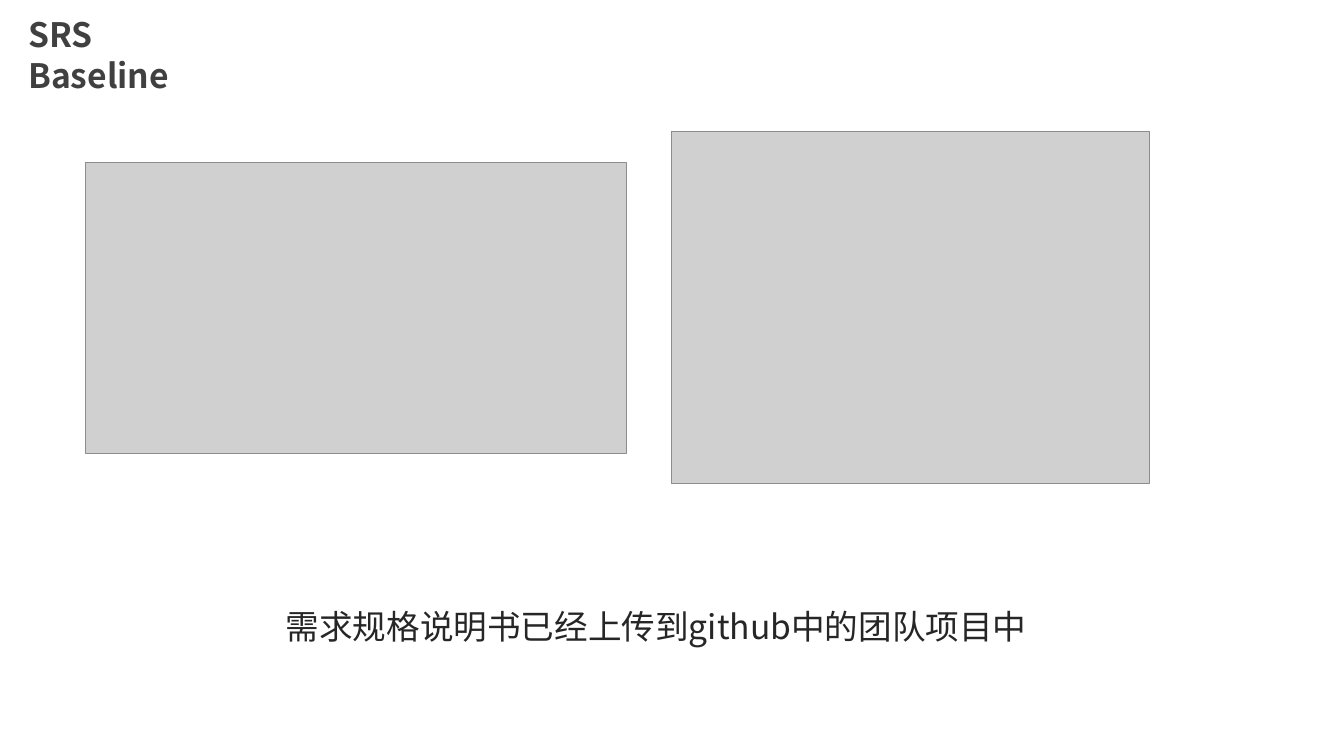
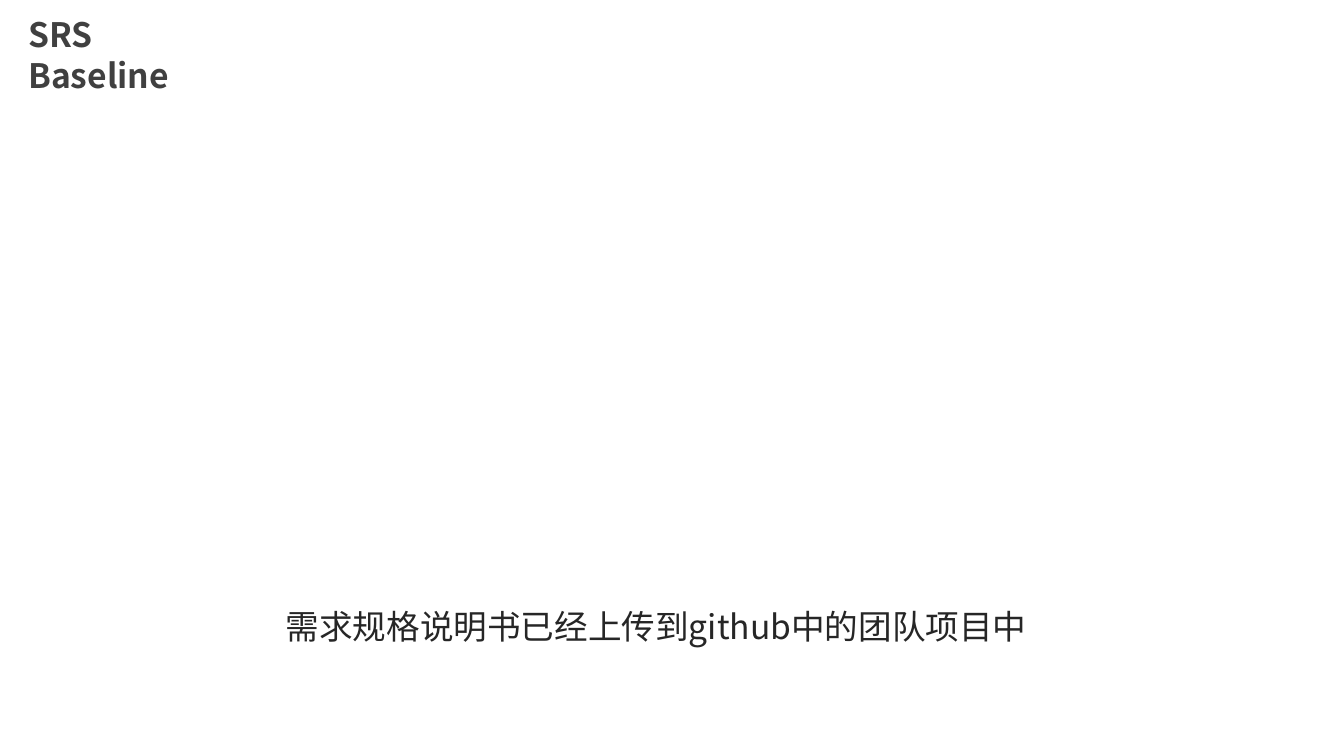
Before and after one commit to wo-ay/G10, a slide deck: slide 15 of 项目文档/文档与ppt/G10SRS评审PPT.pptx (slide 18 before the commit). Drawn at 1344x756 pixels with LibreOffice and Linux fonts; fonts in the diff are those of the drawing; grey boxes stand for pictures; background and template pictures are left out. Boxes give left, top, right and bottom in pixels: in the first picture for what was removed or moved away, otherwise in the second. Text is boxed around its words. In the diff, an @@ line names an element or a change of style, - is before the commit and + after.

```diff
--- a/项目文档/文档与ppt/G10SRS评审PPT.pptx
+++ b/项目文档/文档与ppt/G10SRS评审PPT.pptx
@@ picture removed at bbox=[673, 132, 1149, 484] @@
@@ picture removed at bbox=[86, 162, 626, 454] @@
```
Also in this commit, not shown: 4 other slides changed, 4 slides added, 5 slides removed, 1 other file.
